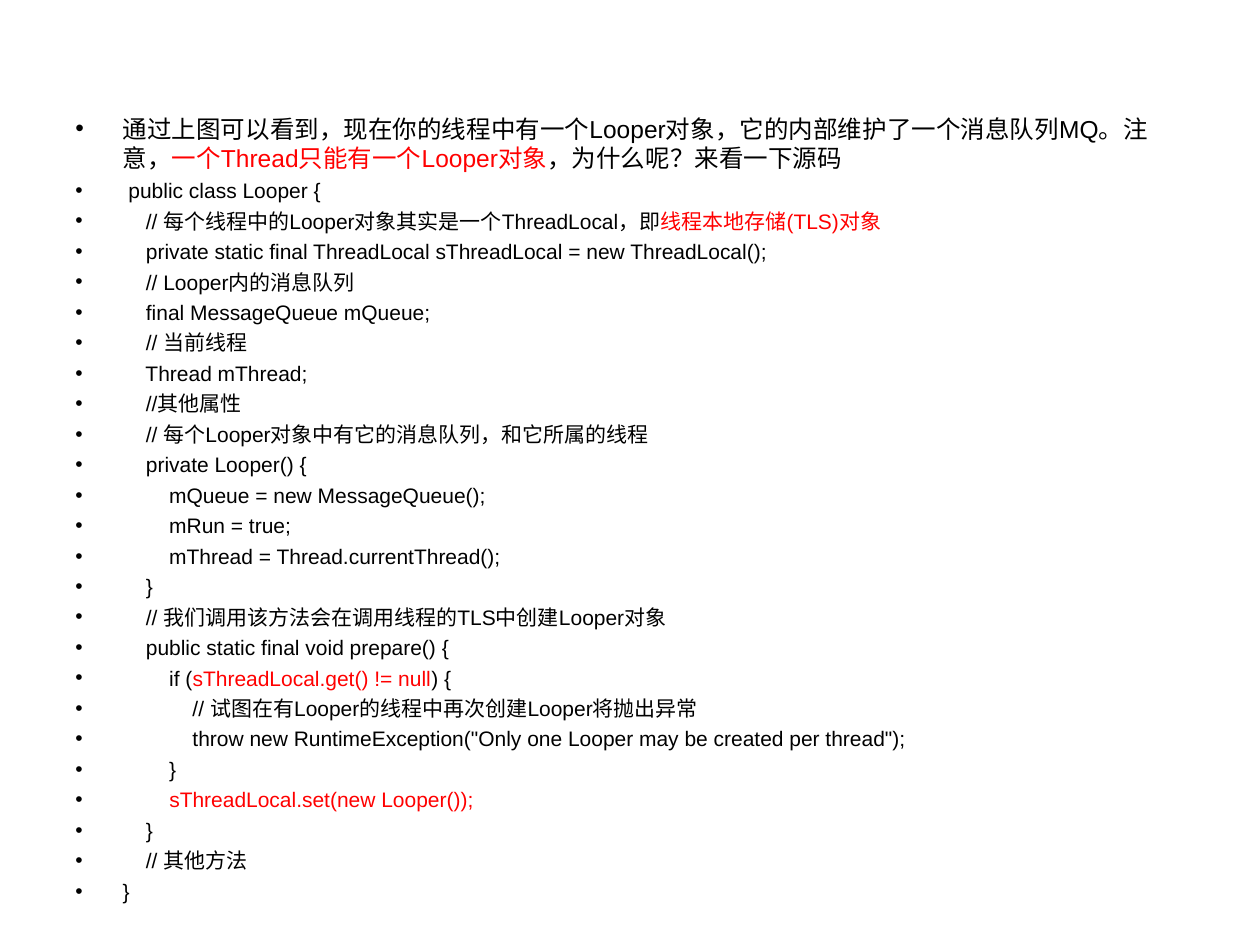
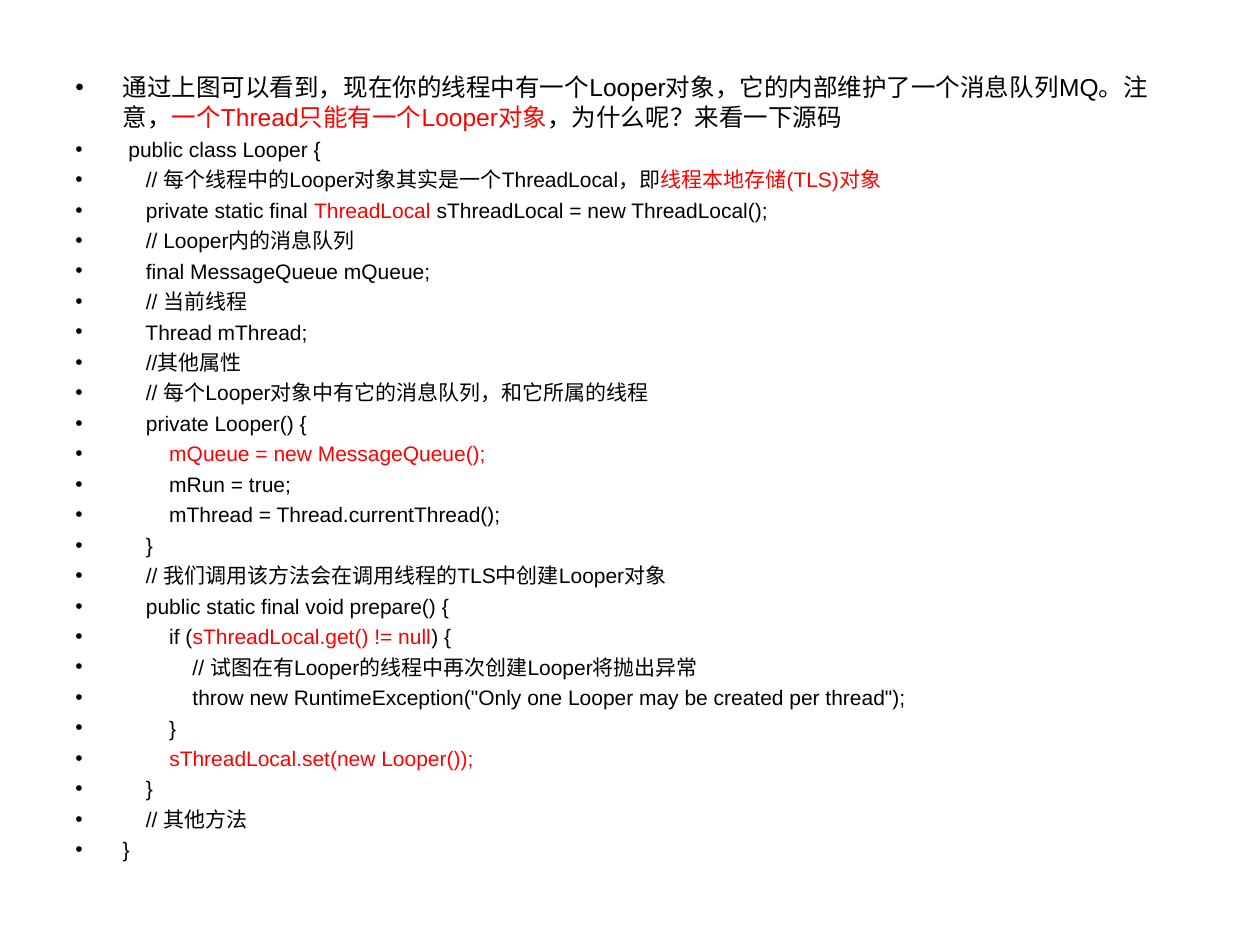
Before and after one commit to PeakLi/Android-Handler, a slide deck: slide 7 of Android Handler.ppt. Drawn at 1260x945 pixels with LibreOffice and Linux fonts; fonts in the diff are those of the drawing. Boxes give left, top, right and bottom in pixels: in the first picture for what was removed or moved away, otherwise in the second. Text is boxed around its words. In the diff, an @@ line names an element or a change of style, - is before the commit and + after.

Commit message:
update_20181215

```diff
--- a/Android Handler.ppt
+++ b/Android Handler.ppt
@@ text "通过上图可以看到，现在你的线程中有一个Looper对象，它的内部维护了一个消息队列MQ。注意，一个Thread只能有一个 ...": place and size @@
-text "通过上图可以看到，现在你的线程中有一个Looper对象，它的内部维护了一个消息队列MQ。注意，一个Thread只能有一个 ..." at (123, 117, 1148, 870)
+text "通过上图可以看到，现在你的线程中有一个Looper对象，它的内部维护了一个消息队列MQ。注意，一个Thread只能有一个 ..." at (123, 75, 1148, 829)
@@ text at (146, 202, 767, 466): text colour #000000 to #FF0000 in "ThreadLocal", "mQueue = new MessageQueue();" @@
```
Also in this commit, not shown: 5 slides added.
